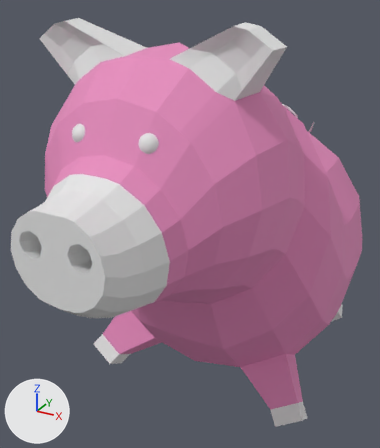
An edit to the FBX model Assets/_FarmEscapeSimulator/Objects/Animals/Pig/pig.fbx, drawn before and after from the same camera.
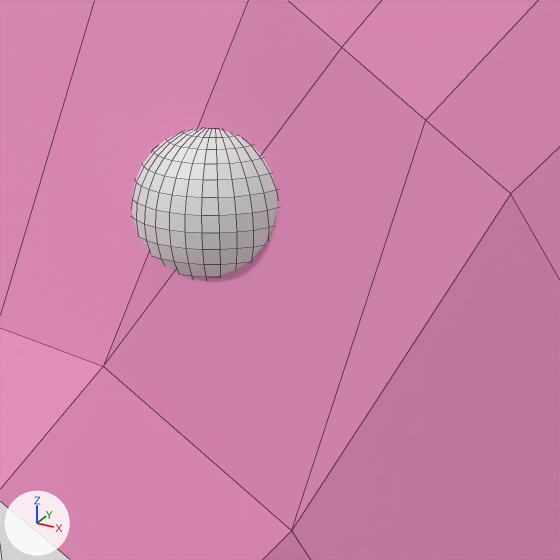
The first picture shows the older version from a 50 mm camera at (0.0278, -0.0633, 0.0319) aimed at (-0.0024, -0.0084, 0.0044). The close-ups show both versions on the part from 32% to 52% of the width and 26% to 43% of the height of that picture; other places that the commit changed are outside them. Lighting does not change. The marker at lower left points along +X, +Y and +Z. The close-ups show mesh edges as thin lines. Where no turn or scale is listed for an object, it has been applied to the vertices.

Before the edit, the objects in view are built like this:
```python
me_plane = bpy.data.meshes.new('Plane')
me_plane.from_pydata(...)  # 584 vertices, 649 faces; spans x -0.0174..0.0174, y -0.0355..0.0218, z -0.0199..0.0296
# faces by material slot: [64, 237, 348]
me_plane.materials.append(mat_pig_black)  # white #e7e7e7
me_plane.materials.append(mat_pig_elements_001)  # white #e7e7e7
me_plane.materials.append(mat_pig_body)  # pink #e78cbd
me_sphere_001 = bpy.data.meshes.new('Sphere.001')
me_sphere_001.from_pydata(...)  # a UV sphere (32 segments, 16 rings, poles along z) spanning x 0.00259..0.00467, y -0.02529..-0.02321, z 0.01896..0.02104; a UV sphere (32 segments, 16 rings, poles along z) spanning x -0.00467..-0.00259, y -0.02529..-0.02321, z 0.01896..0.02104
me_sphere_001.materials.append(mat_pig_black)  # white #e7e7e7
ob_pig_eyes = bpy.data.objects.new('Pig.Eyes', me_sphere_001)
ob_pig_eyes.location = (0.0, -0.00214, 0.0)
ob_pig_tail = bpy.data.objects.new('Pig.Tail', me_plane)
ob_pig_tail.location = (0.0, 0.0, 0.0)
```
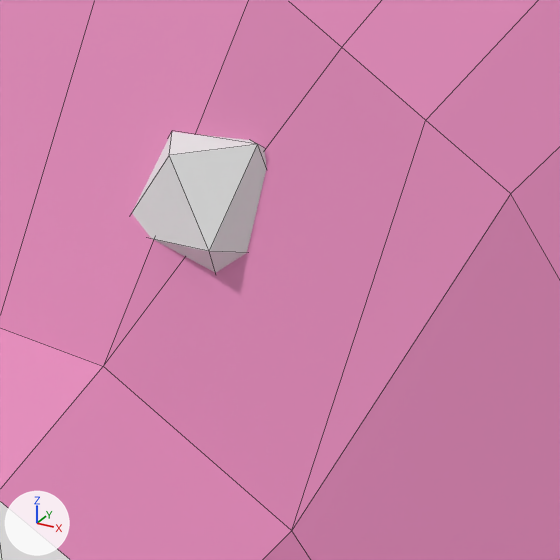
What the commit changed:
me_plane is used by ob_pig_tail; location (0.0, 0.0, 0.0).
me_plane had 584 vertices, 649 faces and spanned x -0.0174..0.0174, y -0.0355..0.0218, z -0.0199..0.0296.
me_plane now has 610 vertices, 693 faces and spans x -0.0174..0.0174, y -0.0355..0.0218, z -0.0199..0.0296.
me_plane part 1: a new loose piece of 13 vertices spanning x 0.0026..0.0047, y -0.0274..-0.0253, z 0.019..0.021, in mat_pig_black (white #e7e7e7).
Object 'Pig.Eyes' (ob_pig_eyes) is deleted.

Boxes (x1, y1, x2, y2) around the edits, measured in the close-ups (560 x 560 px):
'Pig.Eyes', deleted
    before: (132, 128, 277, 278)
part 1 of me_plane, added
    after: (132, 131, 267, 273)
